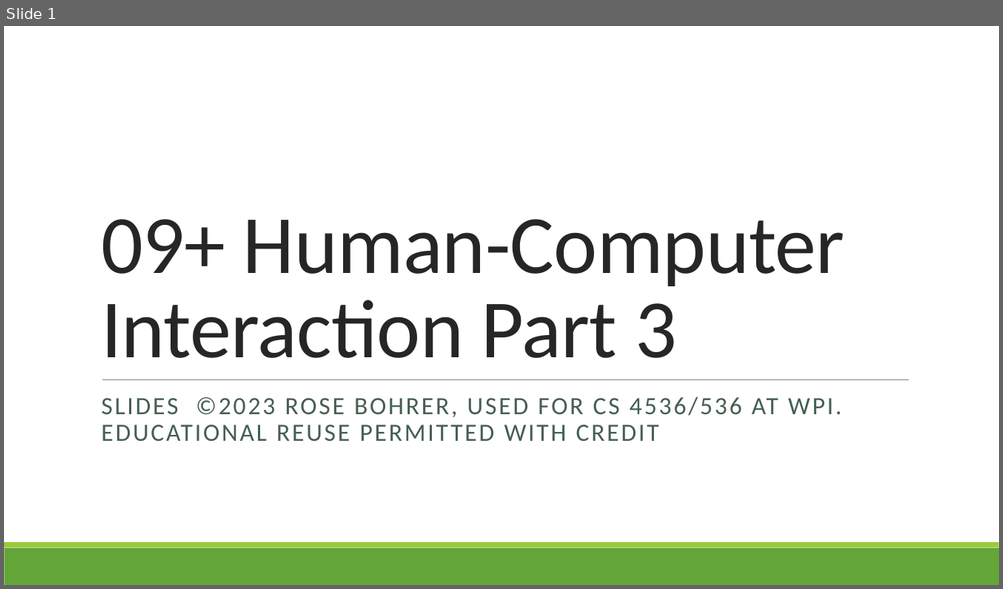
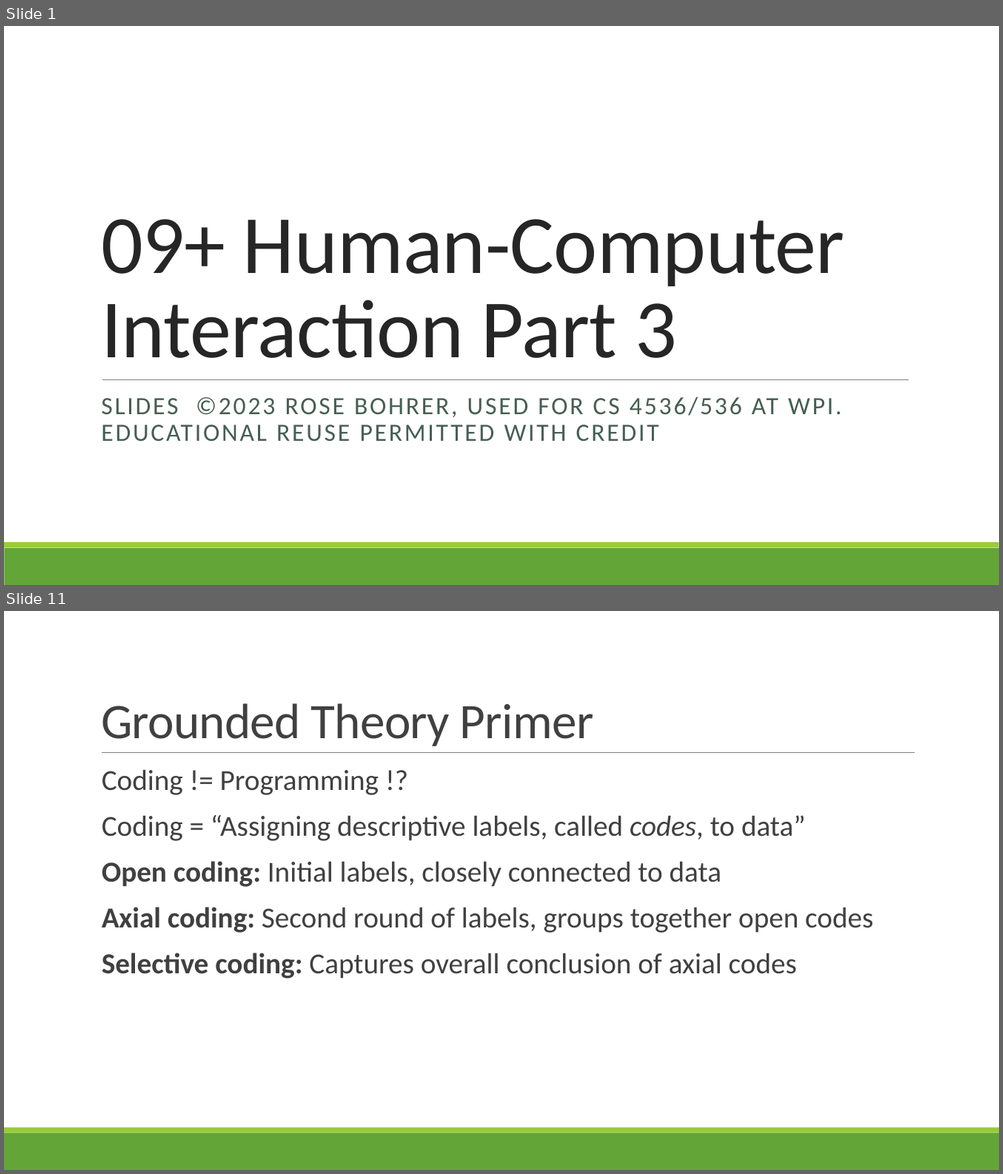
Before and after one commit to rbohrer/pl-course, a slide deck: LectureSlides/09Design3.pptx. Shown one above the other, each under a label of ours: slide 1 before the commit, slides 1 and 11 after it; the slides between them are not shown. The pictures are 1003x589 and 1003x1174 pixels, drawn with LibreOffice and Linux fonts; fonts in the diff are those of the drawing. Boxes give left, top, right and bottom in pixels: in the first picture for what was removed or moved away, otherwise in the second. Text is boxed around its words. In the diff, an @@ line names an element or a change of style, - is before the commit and + after.

```diff
--- a/LectureSlides/09Design3.pptx
+++ b/LectureSlides/09Design3.pptx
@@ slide 11 added at bbox=[4, 611, 999, 1170], background #FFFFFF; not listed: 2 template elements that a slide beside it also shows @@
@@ title added at bbox=[101, 703, 593, 746], 48 pt, text #404040 @@
+Grounded Theory Primer
@@ line added from (102, 753) to (915, 753), #808080 0.5 pt @@
@@ text added at bbox=[102, 769, 873, 979], 28 pt, text #404040 @@
+  Coding != Programming !?
+  Coding = “Assigning descriptive labels, called codes, to data”
+  Open coding: Initial labels, closely connected to data
+  Axial coding: Second round of labels, groups together open codes
+  Selective coding: Captures overall conclusion of axial codes
```
Also in this commit, not shown: 10 other slides added.
